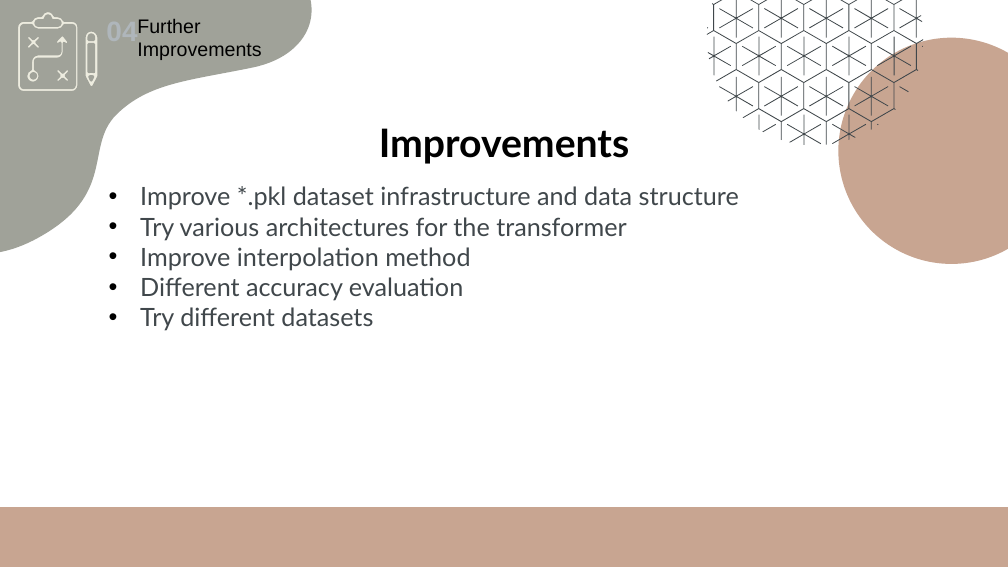
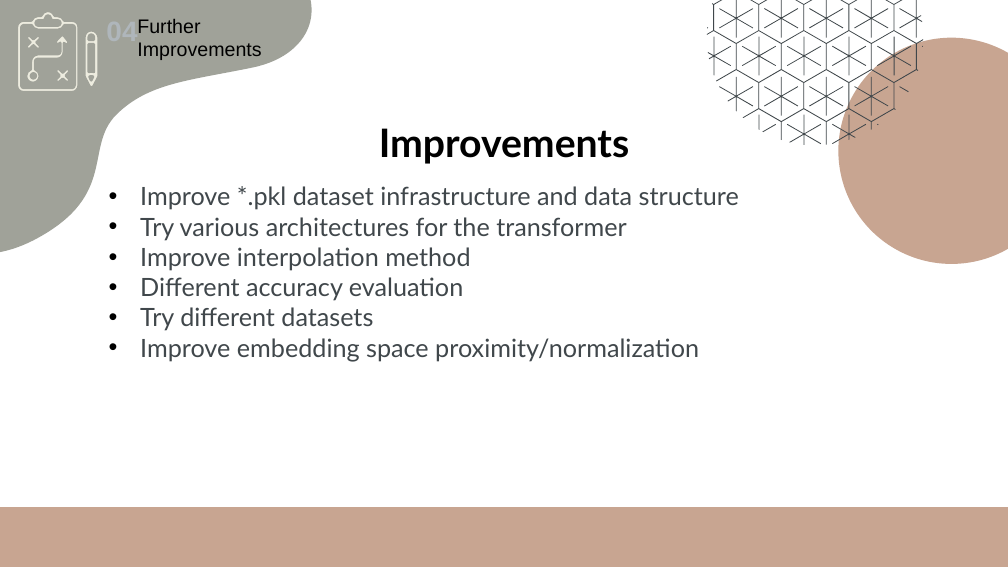
Before and after one commit to kariander1/FaceRecognition, a slide deck: slide 51 of Final Presentation.pptx (slide 45 before the commit). Drawn at 1008x567 pixels with LibreOffice and Linux fonts; fonts in the diff are those of the drawing. Boxes give left, top, right and bottom in pixels: in the first picture for what was removed or moved away, otherwise in the second. Text is boxed around its words. In the diff, an @@ line names an element or a change of style, - is before the commit and + after.

```diff
--- a/Final Presentation.pptx
+++ b/Final Presentation.pptx
@@ text at [140,338,699,361]: paragraph added @@
+  • Improve embedding space proximity/normalization
```
Also in this commit, not shown: 4 other slides changed, 7 slides added, 7 other files.
